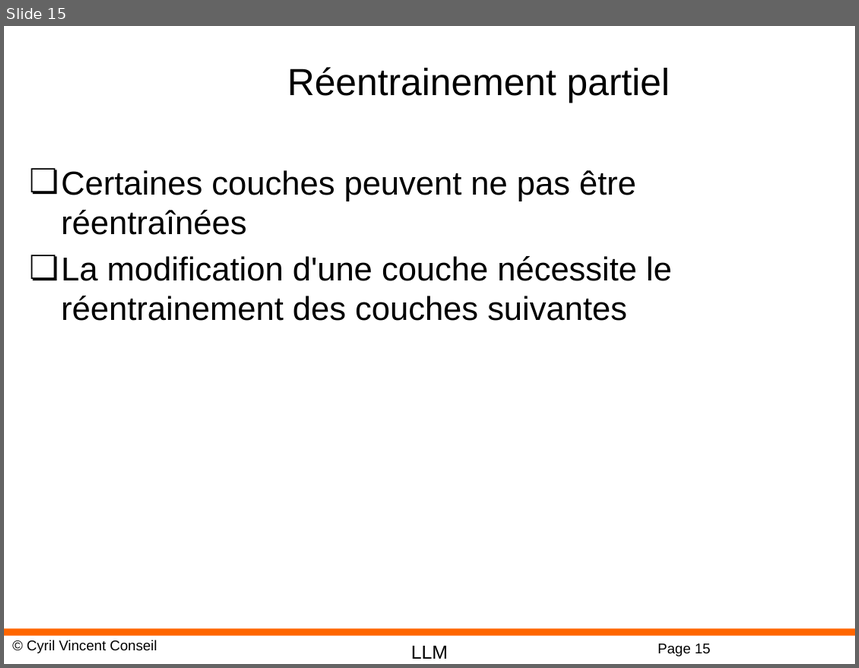
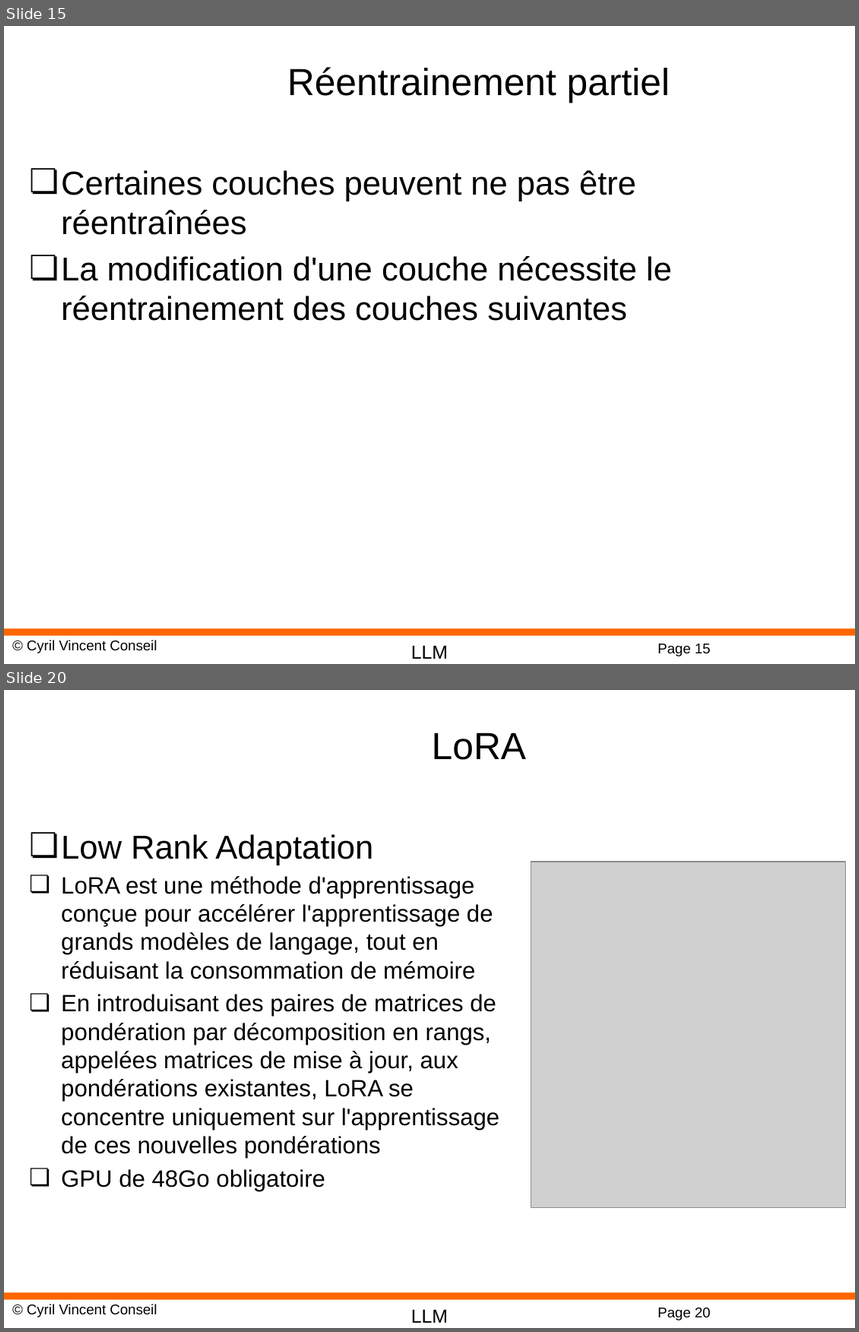
Before and after one commit to cyrilvincent/rag, a slide deck: ppt/RAG13-FineTuning.pptx. Shown one above the other, each under a label of ours: slide 15 before the commit, slides 15 and 20 after it; the slides between them are not shown. The pictures are 859x668 and 859x1332 pixels, drawn with LibreOffice and Linux fonts; fonts in the diff are those of the drawing; grey boxes stand for pictures; background and template pictures are left out. Boxes give left, top, right and bottom in pixels: in the first picture for what was removed or moved away, otherwise in the second. Text is boxed around its words. In the diff, an @@ line names an element or a change of style, - is before the commit and + after.

```diff
--- a/ppt/RAG13-FineTuning.pptx
+++ b/ppt/RAG13-FineTuning.pptx
@@ slide 20 added at (x1=4, y1=690, x2=855, y2=1328), background #FFFFFF; not listed: 4 template elements that a slide beside it also shows @@
@@ title added at (x1=432, y1=733, x2=526, y2=760), 32 pt, text #000000 @@
+LoRA
@@ text added at (x1=61, y1=834, x2=500, y2=1192), 20 pt, text #000000 @@
+❏ Low Rank Adaptation
+❏ LoRA est une méthode d'apprentissage conçue pour accélérer l'apprentissage de grands modèles de langage, tout en réduisant la consommation de mémoire
+❏ En introduisant des paires de matrices de pondération par décomposition en rangs, appelées matrices de mise à jour, aux pondérations existantes, LoRA se concentre uniquement sur l'apprentissage de ces nouvelles pondérations
+❏ GPU de 48Go obligatoire
@@ picture added at (x1=531, y1=862, x2=846, y2=1208) @@
```
Also in this commit, not shown: 8 other slides added, 34 other files.
